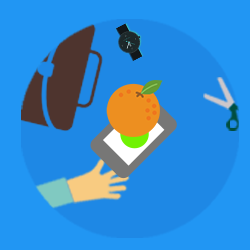
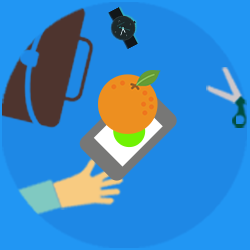
Layer changes from the first 250×250 image to the second:
painted on "hider" over (x1=2, y1=2, x2=247, y2=248)
painted on "suitcase" over (x1=2, y1=2, x2=104, y2=132)
painted on "handle" over (x1=226, y1=95, x2=247, y2=131)
painted on "scissor" (2nd of 2, in "story image" › "scissor") over (x1=203, y1=67, x2=243, y2=110)
painted on "orange" over (x1=98, y1=70, x2=163, y2=137)
painted on "red circle" over (x1=113, y1=115, x2=149, y2=149)
painted on "ic_smartphone_black_48px" over (x1=79, y1=83, x2=177, y2=181)
painted on "white" over (x1=85, y1=89, x2=174, y2=178)
painted on "sosweet-wristwatch_1x" over (x1=106, y1=6, x2=144, y2=62)
painted on "hand" (2nd of 2, in "story image" › "arm 2") over (x1=51, y1=158, x2=130, y2=210)
painted on "arm2" over (x1=10, y1=175, x2=75, y2=227)
painted on "cool copy" over (x1=2, y1=2, x2=247, y2=248)
